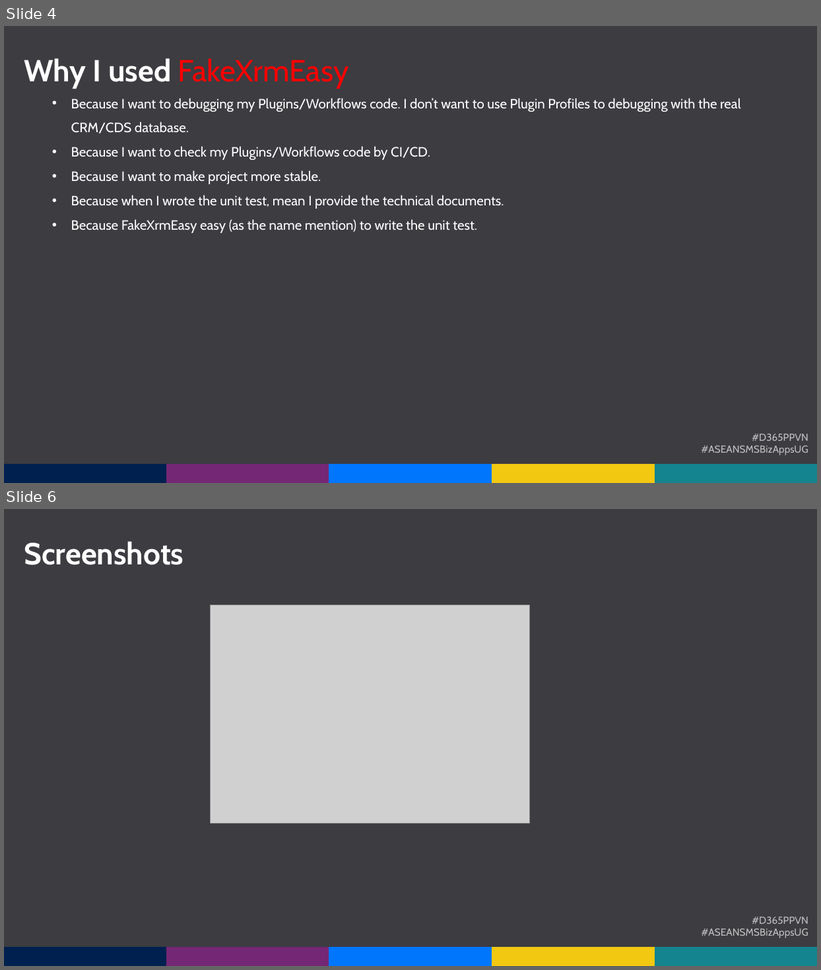
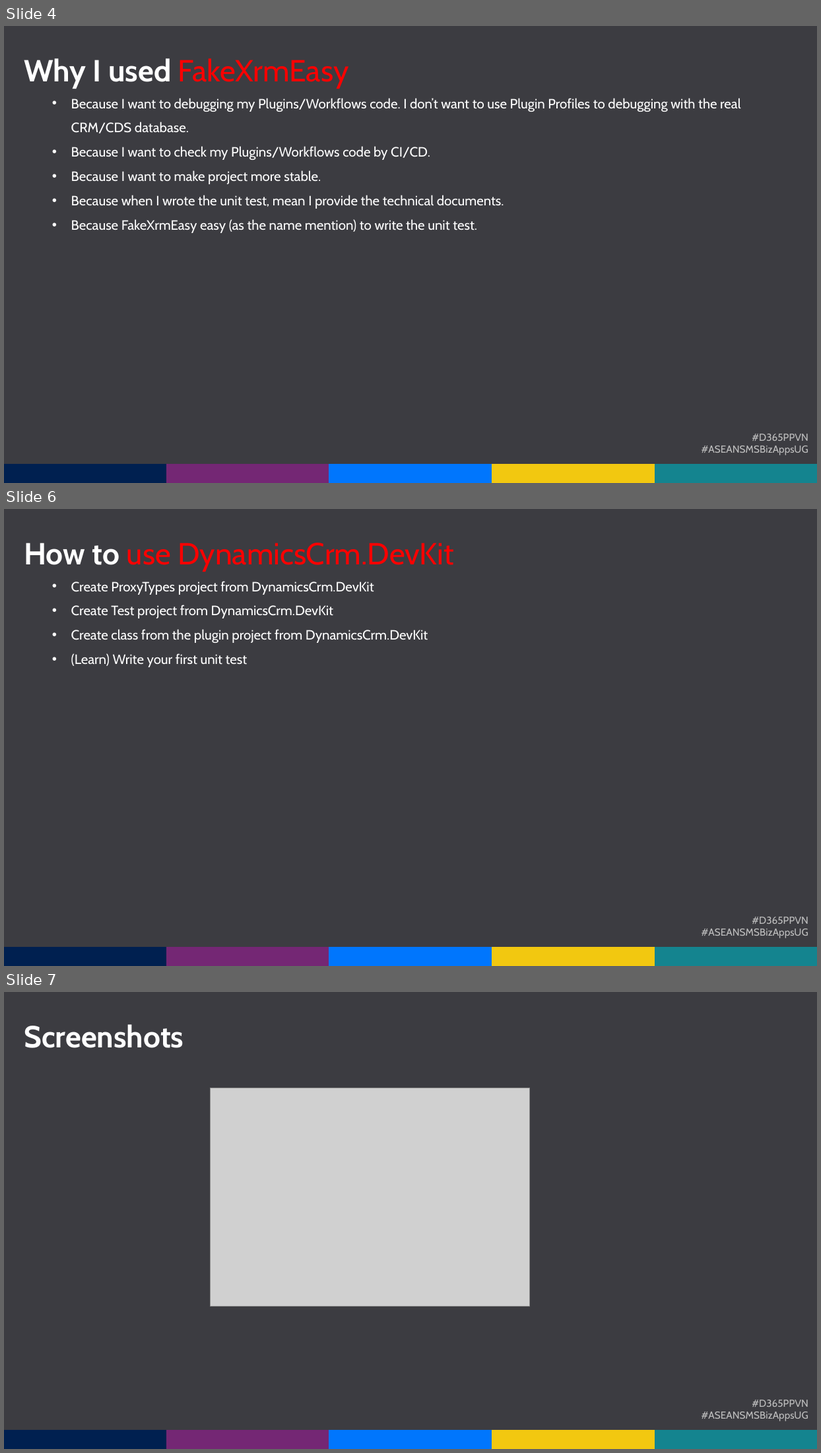
Before and after one commit to phuocle/d365events, a slide deck: docs/Event-Mar-19-2022.pptx. Shown one above the other, each under a label of ours: slides 4 and 6 before the commit, slides 4, 6 and 7 after it; the slides between them are not shown. The pictures are 821x970 and 821x1453 pixels, drawn with LibreOffice and Linux fonts; fonts in the diff are those of the drawing; grey boxes stand for pictures. Boxes give left, top, right and bottom in pixels: in the first picture for what was removed or moved away, otherwise in the second. Text is boxed around its words. In the diff, an @@ line names an element or a change of style, - is before the commit and + after.

```diff
--- a/docs/Event-Mar-19-2022.pptx
+++ b/docs/Event-Mar-19-2022.pptx
@@ slide 6 added at bbox=[4, 509, 817, 966], background #3C3C41 @@
@@ text added at bbox=[24, 543, 454, 572], 36 pt, text #FF0000 @@
+How to use DynamicsCrm.DevKit
@@ text added at bbox=[71, 581, 428, 667], 16 pt, text #FFFFFF @@
+• Create ProxyTypes project from DynamicsCrm.DevKit
+• Create Test project from DynamicsCrm.DevKit
+• Create class from the plugin project from DynamicsCrm.DevKit
+• (Learn) Write your first unit test
@@ text added at bbox=[702, 917, 809, 939], 12 pt, text #BFBFBF @@
+#D365PPVN
+#ASEANSMSBizAppsUG
@@ rectangle added at bbox=[4, 948, 166, 966], fill #002050, outline #002050 1 pt @@
@@ rectangle added at bbox=[167, 948, 329, 966], fill #742774, outline #742774 1 pt @@
@@ rectangle added at bbox=[330, 948, 492, 966], fill #0076FD, outline #0076FD 1 pt @@
@@ rectangle added at bbox=[492, 948, 655, 966], fill #F2C810, outline #F2C810 1 pt @@
@@ rectangle added at bbox=[655, 948, 817, 966], fill #14848F, outline #14848F 1 pt @@
@@ what was slide 6 is now slide 7 @@
```
Also in this commit, not shown: 1 slide changed, 14 other files.
